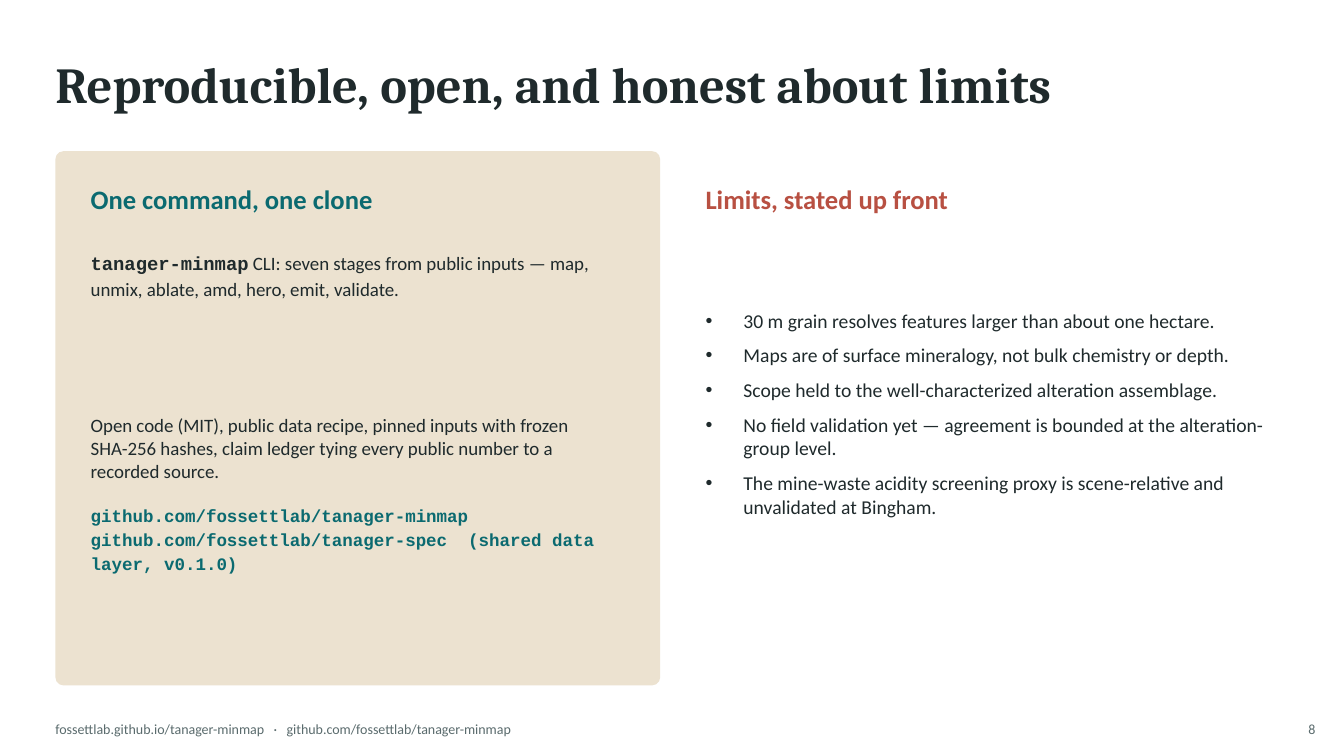
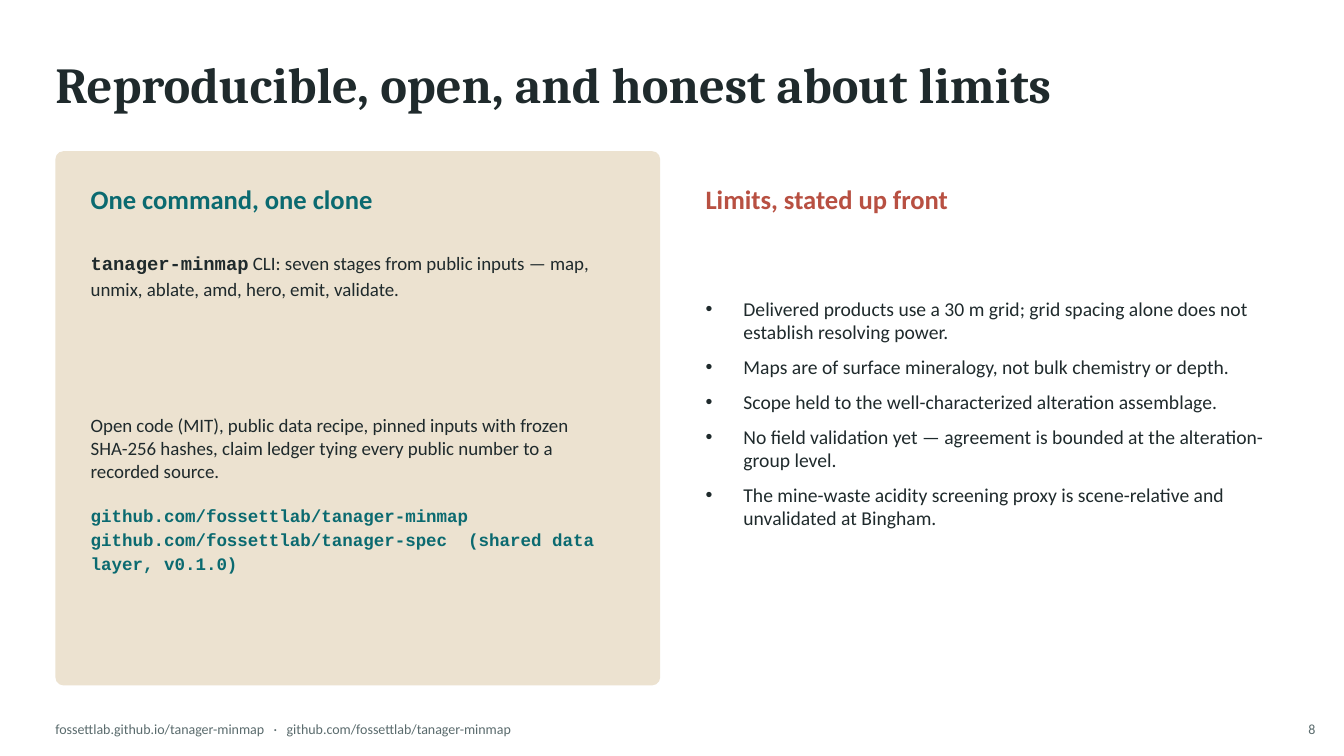
Before and after one commit to fossettlab/tanager-minmap, a slide deck: slide 8 of submission/tanager_minmap_deck.pptx. Drawn at 1344x756 pixels with LibreOffice and Linux fonts; fonts in the diff are those of the drawing. Boxes give left, top, right and bottom in pixels: in the first picture for what was removed or moved away, otherwise in the second. Text is boxed around its words. In the diff, an @@ line names an element or a change of style, - is before the commit and + after.

```diff
--- a/submission/tanager_minmap_deck.pptx
+++ b/submission/tanager_minmap_deck.pptx
@@ text at (743, 302, 1247, 343): text changed @@
-• 30 m grain resolves features larger than about one hectare.
+• Delivered products use a 30 m grid; grid spacing alone does not establish resolving power.
```
Also in this commit, not shown: 19 other files.
